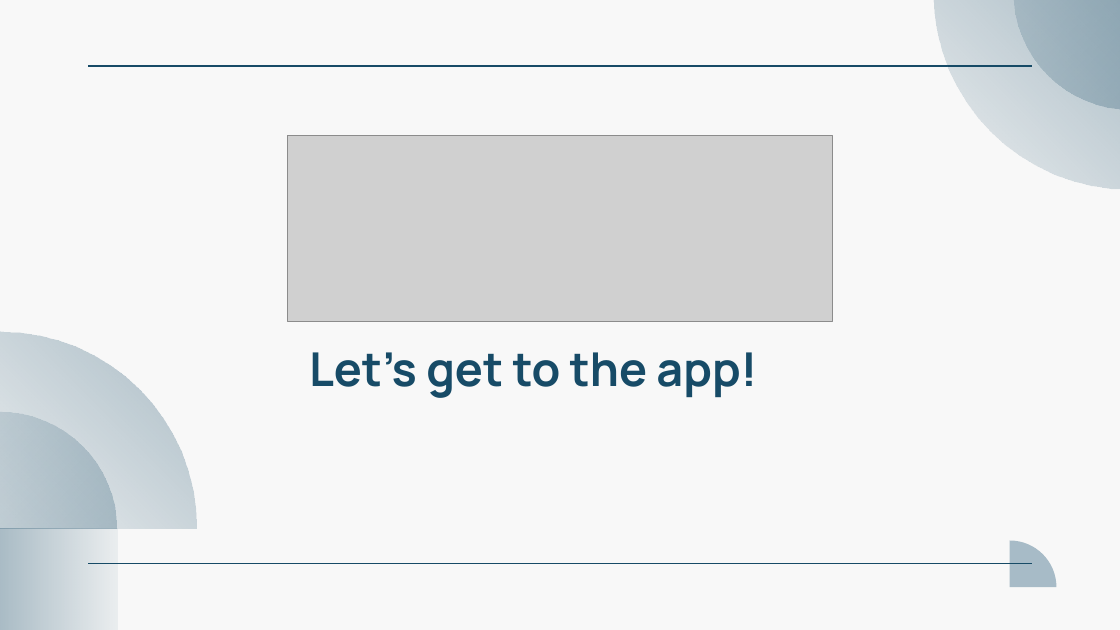
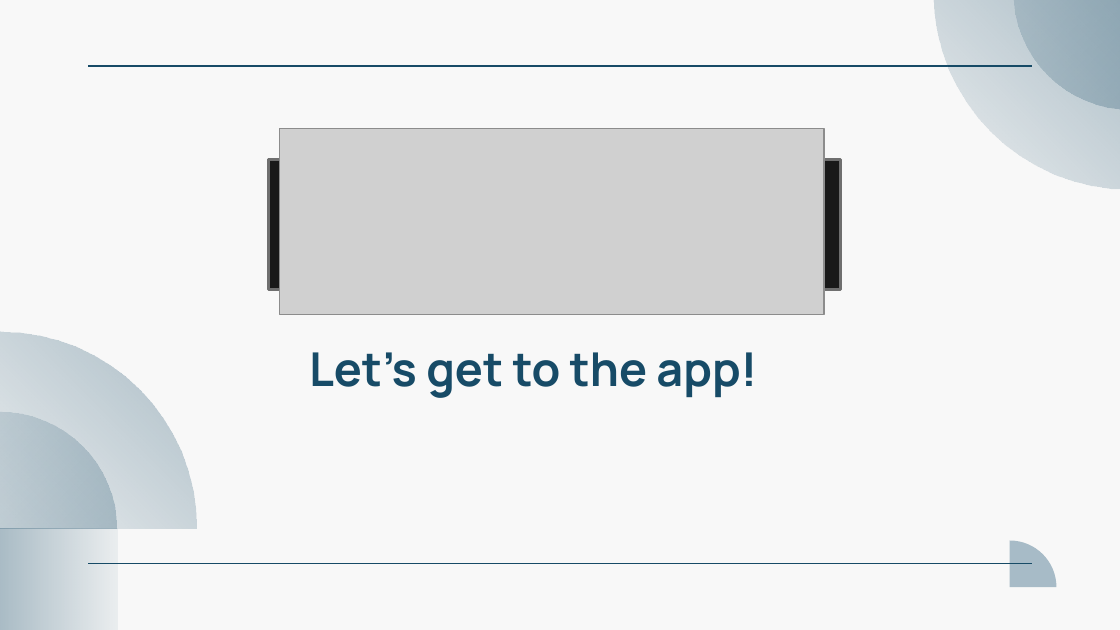
Before and after one commit to codingburgas/school-project-assignment-codex, a slide deck: slide 6 of docs/codeX.pptx. Drawn at 1120x630 pixels with LibreOffice and Linux fonts; fonts in the diff are those of the drawing; grey boxes stand for pictures. Boxes give left, top, right and bottom in pixels: in the first picture for what was removed or moved away, otherwise in the second. Text is boxed around its words. In the diff, an @@ line names an element or a change of style, - is before the commit and + after.

```diff
--- a/docs/codeX.pptx
+++ b/docs/codeX.pptx
@@ picture: place and size @@
-picture at [288,136,832,323]
+picture at [280,129,824,316]
@@ rectangle added at [269,160,841,290], fill #191919, outline #707070 2 pt @@
```
Also in this commit, not shown: 2 other slides changed, 1 other file.
